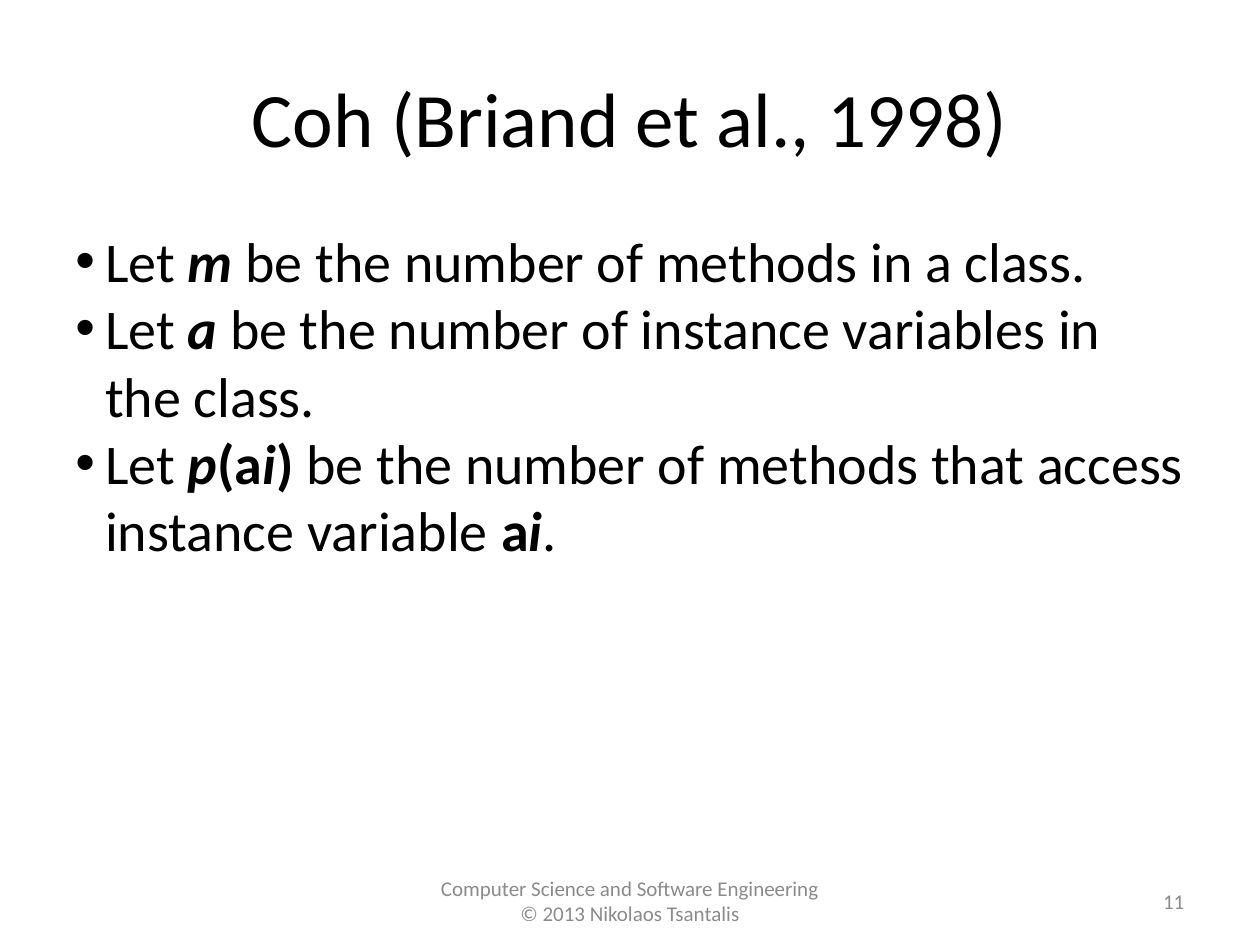
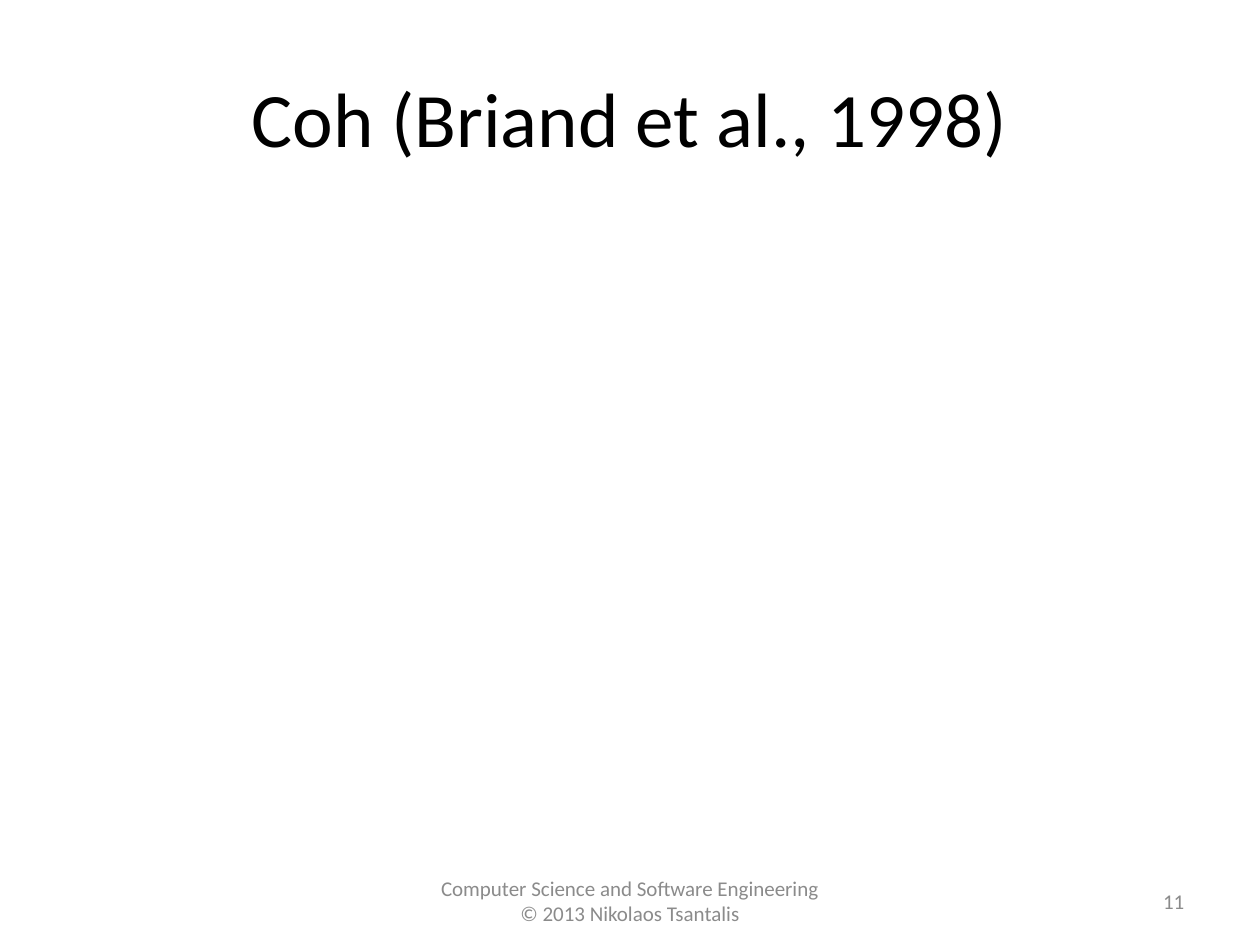
Before and after one commit to tajmilur-rahman/SOEN6611, a slide deck: slide 11 of lectures/lec4/Cohesion_Metrics_History.pptx. Drawn at 1260x945 pixels with LibreOffice and Linux fonts; fonts in the diff are those of the drawing; grey boxes stand for pictures. Boxes give left, top, right and bottom in pixels: in the first picture for what was removed or moved away, otherwise in the second. Text is boxed around its words. In the diff, an @@ line names an element or a change of style, - is before the commit and + after.

```diff
--- a/lectures/lec4/Cohesion_Metrics_History.pptx
+++ b/lectures/lec4/Cohesion_Metrics_History.pptx
@@ text removed at (x1=105, y1=243, x2=1183, y2=552) @@
-• Let m be the number of methods in a class.
-• Let a be the number of instance variables in the class.
-• Let p(ai) be the number of methods that access instance variable ai.
```
Also in this commit, not shown: 11 other slides changed, 7 slides added, 7 slides removed, 12 other files.
